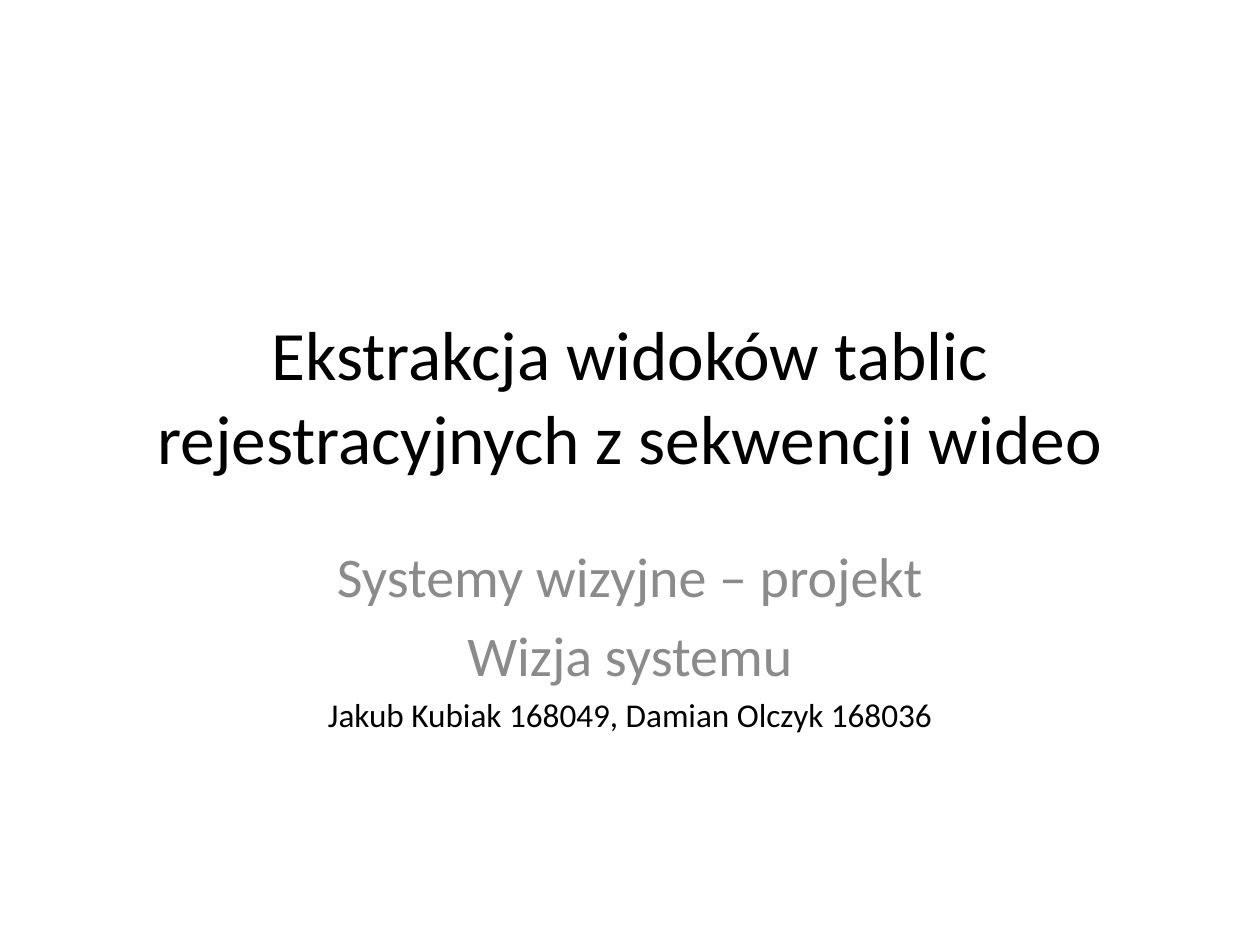
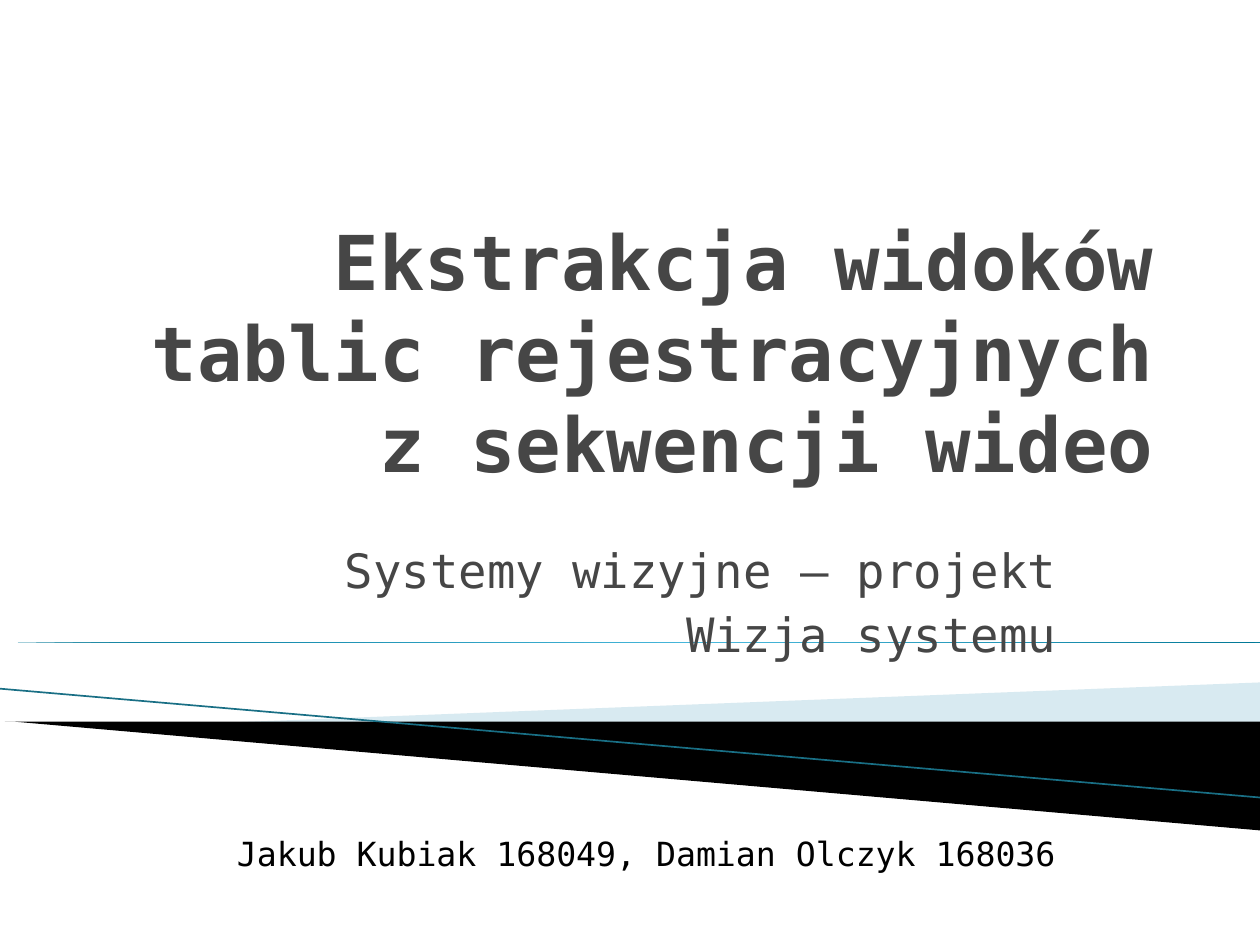
Before and after one commit to dworak/licence-plate-extractor, a slide deck: slide 1 of wizja systemu/Ekstrakcja widoków tablic rejestracyjnych z sekwencji wideo.pptx. Drawn at 1260x945 pixels with LibreOffice and Linux fonts; fonts in the diff are those of the drawing; background and template pictures are left out. Boxes give left, top, right and bottom in pixels: in the first picture for what was removed or moved away, otherwise in the second. Text is boxed around its words. In the diff, an @@ line names an element or a change of style, - is before the commit and + after.

```diff
--- a/wizja systemu/Ekstrakcja widoków tablic rejestracyjnych z sekwencji wideo.pptx
+++ b/wizja systemu/Ekstrakcja widoków tablic rejestracyjnych z sekwencji wideo.pptx
@@ title "Ekstrakcja widoków tablic rejestracyjnych z ...": place and size @@
-title "Ekstrakcja widoków tablic rejestracyjnych z ..." at (158,332,1102,476)
+title "Ekstrakcja widoków tablic rejestracyjnych z ..." at (152,229,1153,488)
@@ title "Ekstrakcja widoków tablic rejestracyjnych z ..." at (152,229,1153,488): size 39.6 to 43.2 pt, font Calibri to DejaVu Sans Mono, text colour #000000 to #464646, bold on; alignment centre to right; vertical alignment middle to bottom @@
@@ subtitle "Systemy wizyjne – projekt" at (237,552,1056,873): size 32 to 27 pt, text colour #8C8C8C to #464646 in "Systemy wizyjne – projekt", "Wizja systemu"; font Calibri to DejaVu Sans Mono; alignment centre to right; less space between paragraphs @@
@@ right triangle added at (0,643,1260,643), fill gradient #007896 to #4CBBDF @@
@@ line added from (0, 689) to (1260, 798), #97C5D8 0.95 pt @@
@@ freeform shape added at (233,683,1260,750), fill #A0CBDC at 40% opacity @@
@@ freeform shape added at (5,722,1260,830), fill #000000 @@
```
Also in this commit, not shown: 6 other slides changed, 3 slides added, 1 other file.
